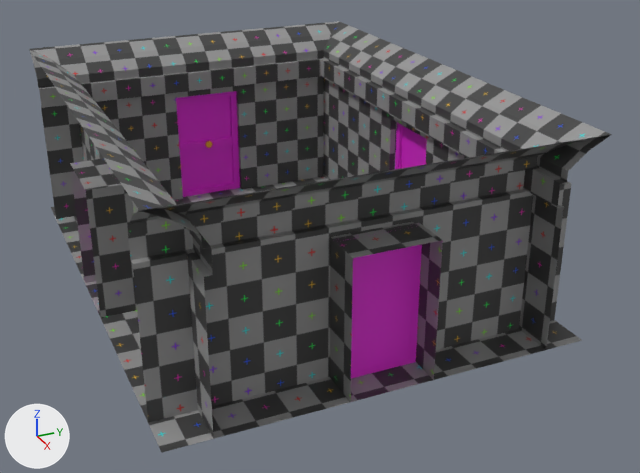
The Blender file Assets/Rooms/RoomBase.blend, before and after one commit.
Camera for both pictures: a 50 mm lens placed at (12.24, -4.72, 6.46), pointed at (0.64, 0.5, 0.66). The axes (+X, +Y, +Z) are drawn at lower left. The lights are the same throughout.

The scene before the commit, as lines of its bpy script (objects in view):
```python
me_plane_005 = bpy.data.meshes.new('Plane.005')
me_plane_005.from_pydata(...)  # 205 vertices, 140 faces; spans x -4.0..4.0, y -3.0..3.0, z -0.01..3.0
me_plane_005.materials.append(mat_room)  # picture img_uvgrid
me_plane_007 = bpy.data.meshes.new('Plane.007')
me_plane_007.from_pydata(...)  # 88 vertices, 61 faces; spans x -0.6..0.6, y 2.47..2.56, z 0.0..2.0
# faces by material slot: [12, 49]
me_plane_007.materials.append(mat_door)  # pink #e72adb
me_plane_007.materials.append(mat_handle)  # orange #e79f2a
me_plane_008 = bpy.data.meshes.new('Plane.008')
me_plane_008.from_pydata(...)  # 88 vertices, 61 faces; spans x -3.53..-3.44, y -0.6..0.6, z 0.0..2.0
# faces by material slot: [12, 49]
me_plane_008.materials.append(mat_door)  # pink #e72adb
me_plane_008.materials.append(mat_handle)  # orange #e79f2a
me_plane_010 = bpy.data.meshes.new('Plane.010')
me_plane_010.from_pydata(...)  # 88 vertices, 61 faces; spans x 3.44..3.53, y -0.6..0.6, z 0.0..2.0
# faces by material slot: [12, 49]
me_plane_010.materials.append(mat_door)  # pink #e72adb
me_plane_010.materials.append(mat_handle)  # orange #e79f2a
ob_doore = bpy.data.objects.new('DoorE', me_plane_010)
ob_doore.location = (0.0, 0.0, 0.0)
ob_doorn = bpy.data.objects.new('DoorN', me_plane_007)
ob_doorn.location = (0.0, 0.0, 0.0)
ob_doorw = bpy.data.objects.new('DoorW', me_plane_008)
ob_doorw.location = (0.0, 0.0, 0.0)
ob_room = bpy.data.objects.new('Room', me_plane_005)
ob_room.location = (0.0, 0.0, 0.0)
```
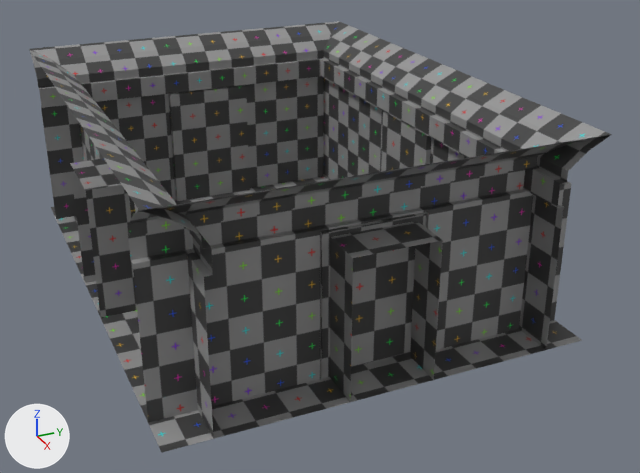
Commit message: Add door blocks

Patch to the scene script:
```diff
--- a/Assets/Rooms/RoomBase.blend.py
+++ b/Assets/Rooms/RoomBase.blend.py
@@ mat_block @@
+mat_block = principled_material('Block')
+mat_block.texture = img_uvgrid
@@ me_blocke @@
+me_blocke.from_pydata(...)  # 8 vertices, 4 faces; spans x 3.28..3.43, y -0.73..0.74, z 0.0..2.1
+me_blocke.materials.append(mat_block)  # picture img_uvgrid
@@ me_blocks @@
+me_blocks.from_pydata(...)  # 8 vertices, 4 faces; spans x -0.73..0.74, y -2.44..-2.29, z 0.0..2.1
+me_blocks.materials.append(mat_block)  # picture img_uvgrid
@@ me_blockw @@
+me_blockw.from_pydata(...)  # 8 vertices, 4 faces; spans x -3.43..-3.28, y -0.74..0.73, z 0.0..2.1
+me_blockw.materials.append(mat_block)  # picture img_uvgrid
@@ me_blockn @@
+me_blockn.from_pydata(...)  # 8 vertices, 4 faces; spans x -0.73..0.73, y 2.29..2.44, z 0.0..2.1
+me_blockn.materials.append(mat_block)  # picture img_uvgrid
@@ ob_doorn @@
 ob_doorn.location = (0.0, 0.0, 0.0)
+ob_doorn.hide_set(True)
@@ ob_doorw @@
 ob_doorw.location = (0.0, 0.0, 0.0)
+ob_doorw.hide_set(True)
@@ ob_doore @@
 ob_doore.location = (0.0, 0.0, 0.0)
+ob_doore.hide_set(True)
@@ ob_blocke @@
+ob_blocke = bpy.data.objects.new('BlockE', me_blocke)
+ob_blocke.location = (0.0, 0.0, 0.0)
@@ ob_blocks @@
+ob_blocks = bpy.data.objects.new('BlockS', me_blocks)
+ob_blocks.location = (0.0, 0.0, 0.0)
@@ ob_blockw @@
+ob_blockw = bpy.data.objects.new('BlockW', me_blockw)
+ob_blockw.location = (0.0, 0.0, 0.0)
@@ ob_blockn @@
+ob_blockn = bpy.data.objects.new('BlockN', me_blockn)
+ob_blockn.location = (0.0, 0.0, 0.0)
```

Boxes (x1, y1, x2, y2) around the edits, measured in the pictures (640 x 473 px):
'BlockW', added: after (169, 85, 250, 201)
'DoorE', hidden: before (336, 224, 422, 378)
'BlockE', added: after (320, 212, 429, 381)
'DoorW', hidden: before (176, 91, 240, 197)
'BlockN', added: after (381, 112, 431, 172)
'DoorN', hidden (pink): before (395, 123, 427, 169)
'BlockS', added: after (129, 196, 135, 218)
